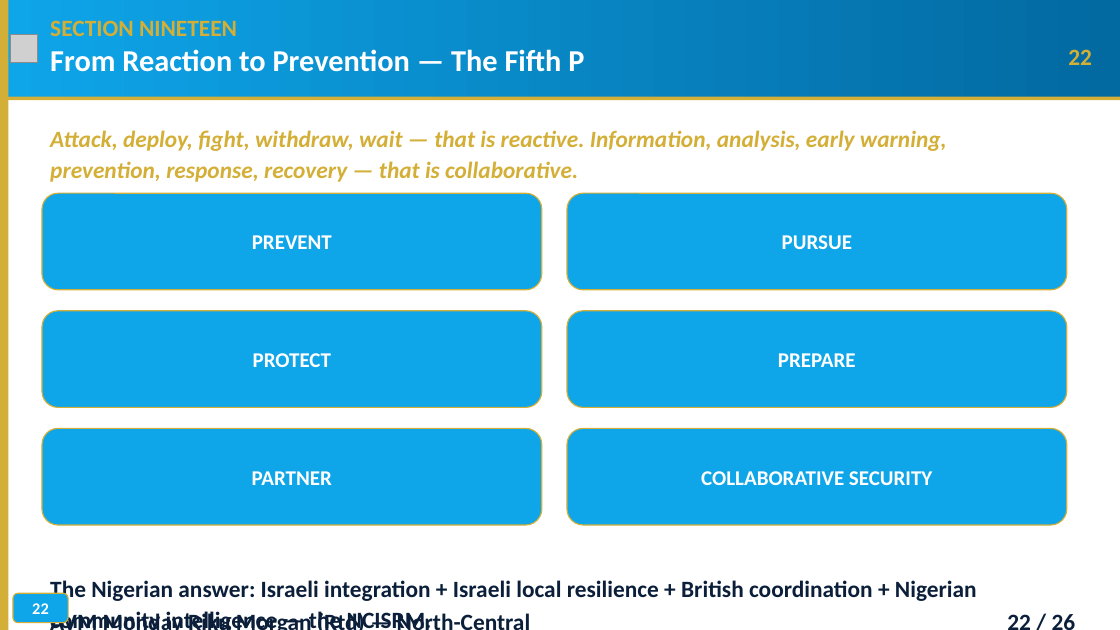
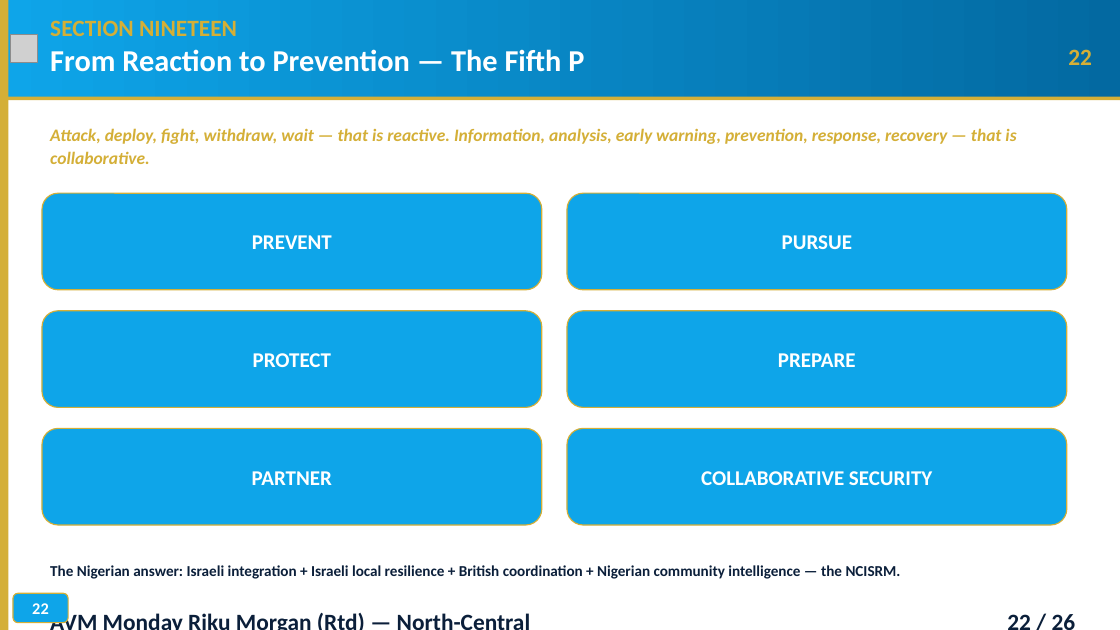
Before and after one commit to TOMDEGGS/BETONIQ-WEST-, a slide deck: slide 22 of avm_morgan_docs/AVM_MORGAN_SECURITY_KEYNOTE_ADDRESS_V4_MOD_AUG31.pptx. Drawn at 1120x630 pixels with LibreOffice and Linux fonts; fonts in the diff are those of the drawing; grey boxes stand for pictures; background and template pictures are left out. Boxes give left, top, right and bottom in pixels: in the first picture for what was removed or moved away, otherwise in the second. Text is boxed around its words. In the diff, an @@ line names an element or a change of style, - is before the commit and + after.

Commit message:
Fix slides 19, 21, 22: header/bullet overlaps and footer collision

```diff
--- a/avm_morgan_docs/AVM_MORGAN_SECURITY_KEYNOTE_ADDRESS_V4_MOD_AUG31.pptx
+++ b/avm_morgan_docs/AVM_MORGAN_SECURITY_KEYNOTE_ADDRESS_V4_MOD_AUG31.pptx
@@ text "Attack, deploy, fight, withdraw, wait ..." at [50,128,1016,164]: size 20 to 15 pt @@
@@ text "The Nigerian answer: Israeli integration ...": place and size @@
-text "The Nigerian answer: Israeli integration ..." at [50,580,977,630]
+text "The Nigerian answer: Israeli integration ..." at [50,565,901,579]
@@ text "The Nigerian answer: Israeli integration ..." at [50,565,901,579]: size 20 to 13 pt @@
```
Also in this commit, not shown: 2 other slides changed.
